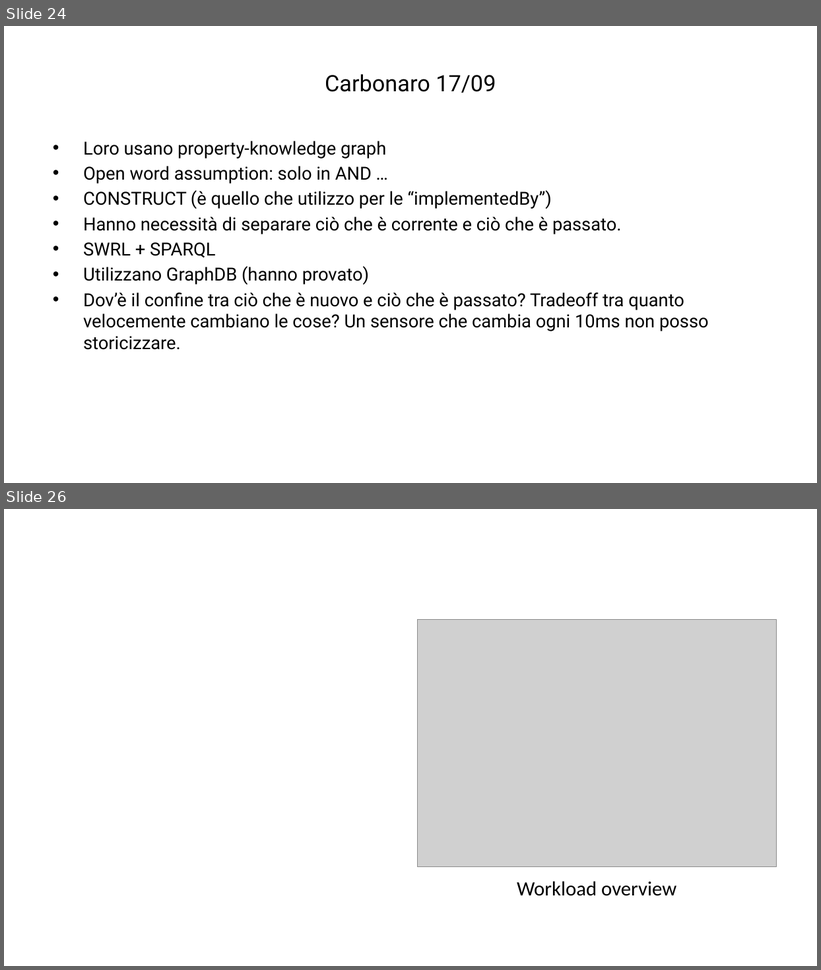
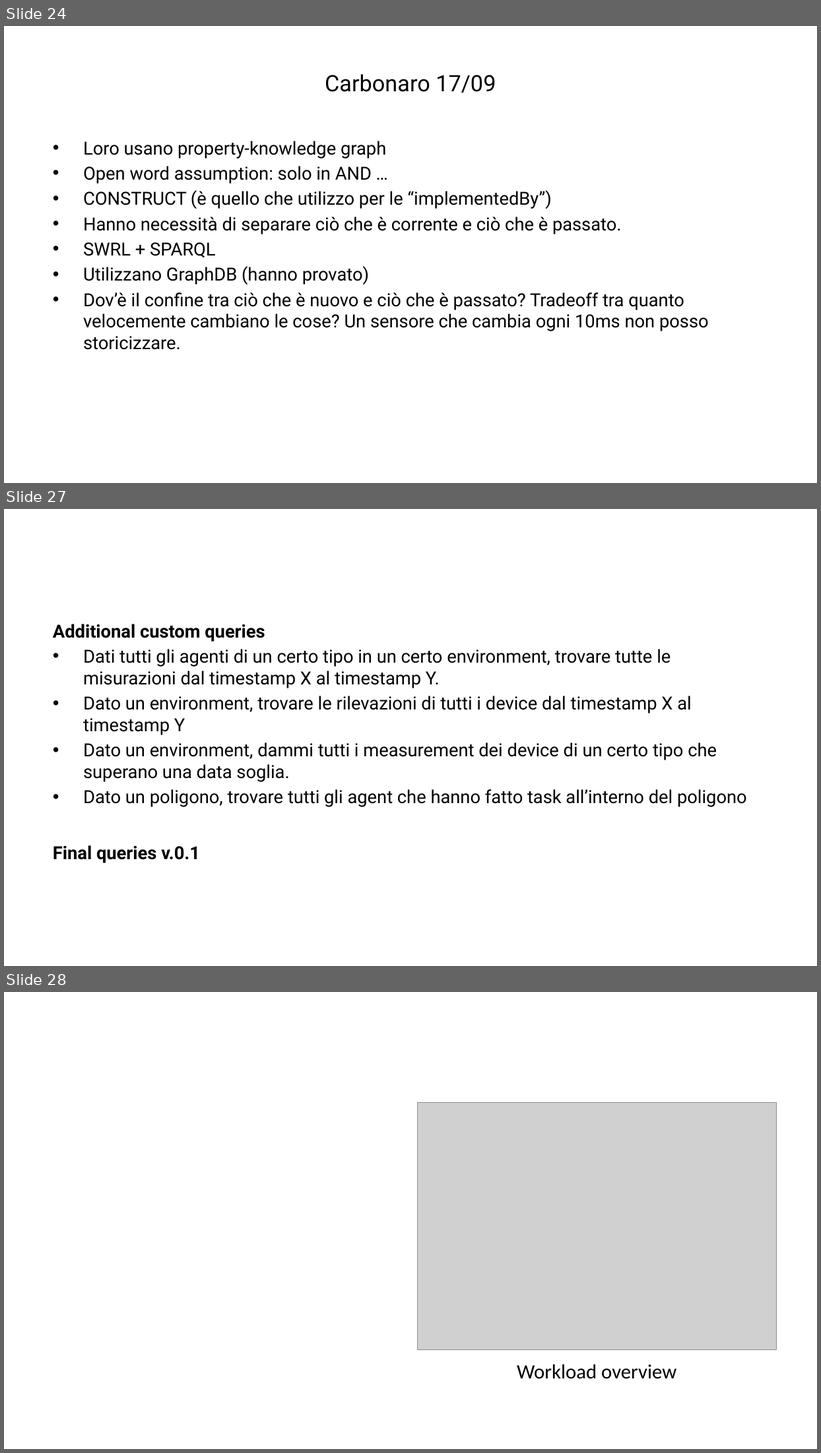
Before and after one commit to ManuelePasini/slides-markdown, a slide deck: digital_twins.pptx. Shown one above the other, each under a label of ours: slides 24 and 26 before the commit, slides 24, 27 and 28 after it; the slides between them are not shown. The pictures are 821x970 and 821x1453 pixels, drawn with LibreOffice and Linux fonts; fonts in the diff are those of the drawing; grey boxes stand for pictures. Boxes give left, top, right and bottom in pixels: in the first picture for what was removed or moved away, otherwise in the second. Text is boxed around its words. In the diff, an @@ line names an element or a change of style, - is before the commit and + after.

```diff
--- a/digital_twins.pptx
+++ b/digital_twins.pptx
@@ slide 27 added at [4, 509, 817, 966], background #FFFFFF @@
@@ text added at [53, 624, 747, 863], 16 pt, text #000000 @@
+Additional custom queries
+• Dati tutti gli agenti di un certo tipo in un certo environment, trovare tutte le misurazioni dal timestamp X al timestamp Y.
+• Dato un environment, trovare le rilevazioni di tutti i device dal timestamp X al timestamp Y
+• Dato un environment, dammi tutti i measurement dei device di un certo tipo che superano una data soglia.
+• Dato un poligono, trovare tutti gli agent che hanno fatto task all’interno del poligono
+Final queries v.0.1
@@ what was slide 26 is now slide 28 @@
```
Also in this commit, not shown: 2 other slides added, 1 slide removed, 5 other files.
